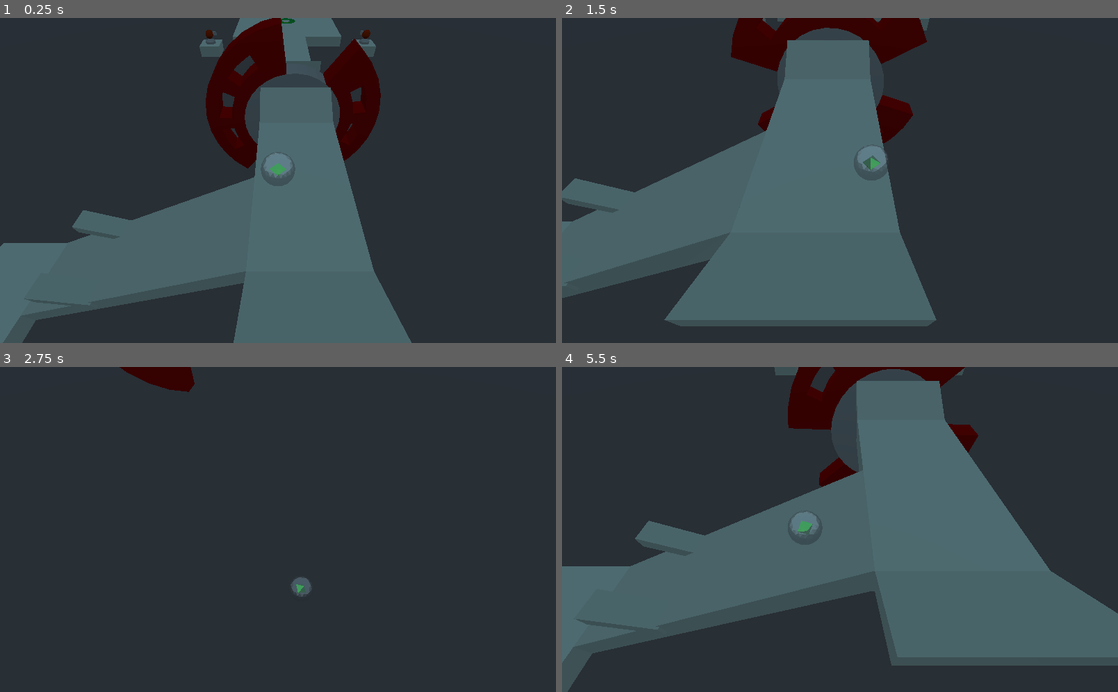
Above: before the commit, frames 1-4 (two rows, left to right).
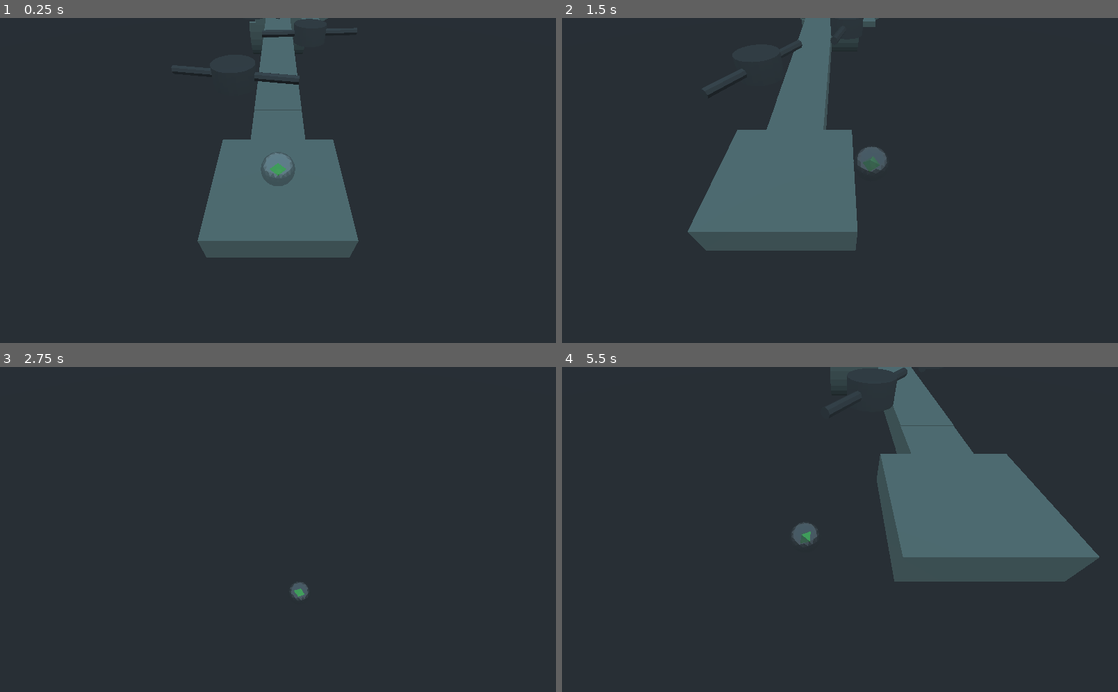
Above: after the commit, the same moments.

Repository: Theo-Fafet/mix-and-game-jam-2020
Game: Godot game, scene res://3D/Levels/Level 2/Level 2.tscn
Same seed, same stepped clock (60 frames per second), same inputs: the game is played once before the commit and once after it. This scene is started directly instead of the project's main scene.
Inputs:
- Up to frame 1 (0.25 s): no input
- Up to frame 2 (1.5 s): hold Right (ui_right) 0.53-1.28 s; hold Down (ui_down) from 1.28 s (still down)
- Up to frame 3 (2.75 s): release Down (ui_down) at 2.03 s; hold Right (ui_right) from 2.03 s (still down)
- Up to frame 4 (5.5 s): release Right (ui_right) at 2.78 s; hold Up (ui_up) 2.78-3.53 s; hold Left (ui_left) 3.53-5.03 s; hold Down (ui_down) from 5.03 s (still down)

The runs differ from the first frame. In frame 1, 28% of the frame differs, in the area x 0-74%, y 0-100%; in frame 2, 26%; in frame 3, 0.8%; in frame 4, 39%, in the area x 0-100%, y 0-100%.

Commit message:
Salut Anthony
J'ai modifié le nom de ascenceur à elevator et j'ai remis la ball au spawn du niveau deux. Tu avais oublié de la repositionner. Le niveau deux est cool a jouer en vrai

Diff:
--- a/3D/Levels/Level 1/Level1.tscn
+++ b/3D/Levels/Level 1/Level1.tscn
@@ -7,9 +7,9 @@
 [ext_resource path="res://3D/Levels/Props/Nodes/Platform_1x2.tscn" type="PackedScene" id=5]
 [ext_resource path="res://3D/Levels/Props/Nodes/Wipers.tscn" type="PackedScene" id=6]
 [ext_resource path="res://3D/Ennemies/Turret/Nodes/Turret.tscn" type="PackedScene" id=7]
-[ext_resource path="res://3D/Levels/Props/Nodes/ascenceur.tscn" type="PackedScene" id=8]
+[ext_resource path="res://3D/Levels/Props/Nodes/Elevator.tscn" type="PackedScene" id=8]
 [ext_resource path="res://3D/Levels/Props/Nodes/FinishHole.tscn" type="PackedScene" id=9]
-[ext_resource path="res://3D/Levels/Example/Level 0.tscn" type="PackedScene" id=10]
+[ext_resource path="res://3D/Levels/Level 2/Level 2.tscn" type="PackedScene" id=10]
 
 [sub_resource type="BoxShape" id=1]
 
--- a/3D/Levels/Level 2/Level 2.tscn
+++ b/3D/Levels/Level 2/Level 2.tscn
@@ -17,6 +17,9 @@
 
 [node name="Platform_2x2 0" parent="." instance=ExtResource( 1 )]
 
+[node name="Ball" parent="Platform_2x2 0" instance=ExtResource( 8 )]
+transform = Transform( 1, 0, 0, 0, 1, 0, 0, 0, 1, 0, 0.5, 0 )
+
 [node name="Platform_1x2 1" parent="." instance=ExtResource( 2 )]
 transform = Transform( 1, 0, 0, 0, 1, 0, 0, 0, 1, 0, 0, 5 )
 
@@ -39,13 +42,13 @@
 transform = Transform( 1, 0, 0, 0, 1, 0, 0, 0, 1, 0, 0, 3 )
 
 [node name="Wipers" parent="." instance=ExtResource( 4 )]
-transform = Transform( 1, 0, 0, 0, 1, 0, 0, 0, 1, 1, 0.3, 3 )
+transform = Transform( 0.906308, 0, -0.422618, 0, 1, 0, 0.422618, 0, 0.906308, 1, 0.3, 3 )
 
 [node name="Wipers2" parent="." instance=ExtResource( 4 )]
-transform = Transform( 1, 0, 0, 0, 1, 0, 0, 0, 1, -1, 0.3, 6 )
+transform = Transform( 0.984808, 0, -0.173648, 0, 1, 0, 0.173648, 0, 0.984808, -1, 0.3, 6 )
 
 [node name="Wipers3" parent="." instance=ExtResource( 4 )]
-transform = Transform( 1, 0, 0, 0, 1, 0, 0, 0, 1, 1, 0.3, 9 )
+transform = Transform( 0.5, 0, -0.866025, 0, 1, 0, 0.866025, 0, 0.5, 1, 0.3, 9 )
 
 [node name="Turret" parent="." instance=ExtResource( 5 )]
 transform = Transform( -0.0117459, 0, 0.999931, 0, 1, 0, -0.999931, 0, -0.0117459, -0.984531, -0.0191957, 12.5981 )
@@ -139,9 +142,6 @@
 
 [node name="Slope5" parent="Platform_1x2" instance=ExtResource( 6 )]
 transform = Transform( -2, -7.15256e-07, -2.81138e-07, 1.43051e-06, -1, 3.25841e-07, -5.47375e-07, 3.25841e-07, 1, -8.5, -2.90002, -9.09999 )
-
-[node name="Ball2" parent="Platform_1x2" instance=ExtResource( 8 )]
-transform = Transform( 1, 0, 0, 0, -1, -3.25841e-07, 0, 3.25841e-07, -1, -8, -5, -2 )
 
 [node name="Platform_1x2" parent="Platform_1x2" instance=ExtResource( 2 )]
 transform = Transform( -1.74846e-07, -3.25842e-07, -1, 1.30336e-06, 1, -3.25842e-07, 4, -3.25841e-07, -4.37113e-08, -8.5, -3.00001, -3 )
--- /dev/null
+++ b/3D/Levels/Props/Nodes/Elevator.tscn
@@ -0,0 +1,18 @@
+[gd_scene load_steps=3 format=2]
+
+[ext_resource path="res://3D/Levels/Props/Scripts/Elevator.gd" type="Script" id=1]
+[ext_resource path="res://3D/Levels/Props/Nodes/Platform_2x2.tscn" type="PackedScene" id=2]
+
+[node name="Elevator" type="Spatial"]
+script = ExtResource( 1 )
+
+[node name="Platform_2x2" parent="." instance=ExtResource( 2 )]
+
+[node name="StaticBody2" type="StaticBody" parent="Platform_2x2"]
+
+[node name="CollisionShape" type="CollisionShape" parent="Platform_2x2/StaticBody2"]
+
+[node name="Timer" type="Timer" parent="."]
+wait_time = 4.0
+autostart = true
+[connection signal="timeout" from="Timer" to="." method="_on_Timer_timeout"]
--- a/3D/Levels/Props/Nodes/ascenceur.tscn
+++ /dev/null
@@ -1,21 +0,0 @@
-[gd_scene load_steps=4 format=2]
-
-[ext_resource path="res://3D/Levels/Props/Scripts/Elevator.gd" type="Script" id=1]
-[ext_resource path="res://3D/Levels/Props/Nodes/Platform_2x2.tscn" type="PackedScene" id=2]
-
-[sub_resource type="ConcavePolygonShape" id=1]
-data = PoolVector3Array( -1, 1, 1, 1, 1, 1, -1, -1, 1, 1, 1, 1, 1, -1, 1, -1, -1, 1, 1, 1, -1, -1, 1, -1, 1, -1, -1, -1, 1, -1, -1, -1, -1, 1, -1, -1, 1, 1, 1, 1, 1, -1, 1, -1, 1, 1, 1, -1, 1, -1, -1, 1, -1, 1, -1, 1, -1, -1, 1, 1, -1, -1, -1, -1, 1, 1, -1, -1, 1, -1, -1, -1, 1, 1, 1, -1, 1, 1, 1, 1, -1, -1, 1, 1, -1, 1, -1, 1, 1, -1, -1, -1, 1, 1, -1, 1, -1, -1, -1, 1, -1, 1, 1, -1, -1, -1, -1, -1 )
-
-[node name="Elevator" type="Spatial"]
-script = ExtResource( 1 )
-
-[node name="Platform_2x2" parent="." instance=ExtResource( 2 )]
-
-[node name="StaticBody2" type="StaticBody" parent="Platform_2x2"]
-
-[node name="CollisionShape" type="CollisionShape" parent="Platform_2x2/StaticBody2"]
-shape = SubResource( 1 )
-
-[node name="Timer" type="Timer" parent="Platform_2x2"]
-wait_time = 4.0
-autostart = true
--- a/ExampleScene.tscn
+++ b/ExampleScene.tscn
@@ -3,7 +3,8 @@
 [ext_resource path="res://3D/Levels/Example/Level 0.tscn" type="PackedScene" id=1]
 [ext_resource path="res://3D/Ball/Nodes/Ball.tscn" type="PackedScene" id=2]
 [ext_resource path="res://3D/Ennemies/Turret/Nodes/Turret.tscn" type="PackedScene" id=3]
-[ext_resource path="res://3D/Ennemies/DeathPlane/DeathPlane.tscn" type="PackedScene" id=4]
+
+[sub_resource type="BoxShape" id=1]
 
 [node name="ExampleScene" type="Spatial"]
 
@@ -12,7 +13,13 @@
 [node name="Ball" parent="Spatial" instance=ExtResource( 2 )]
 transform = Transform( 1, 0, 0, 0, 1, 0, 0, 0, 1, 0, 0.25, 0 )
 
-[node name="DeathPlane" parent="." instance=ExtResource( 4 )]
+[node name="DeathPlane" type="StaticBody" parent="."]
+transform = Transform( 100, 0, 0, 0, 1, 0, 0, 0, 100, 0, -10, 10 )
+collision_layer = 5
+collision_mask = 7
+
+[node name="CollisionShape" type="CollisionShape" parent="DeathPlane"]
+shape = SubResource( 1 )
 
 [node name="Turret" parent="." instance=ExtResource( 3 )]
 transform = Transform( -1, 0, -1.19209e-07, 0, 1, 0, 1.19209e-07, 0, -1, 0, 0, 3 )
